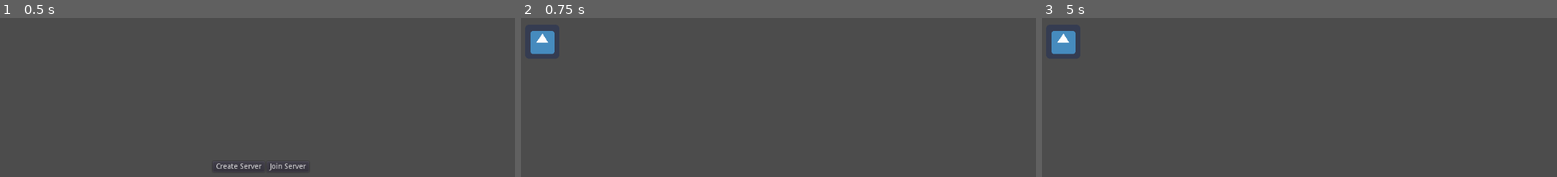
Above: before the commit, frames 1-3 (left to right).
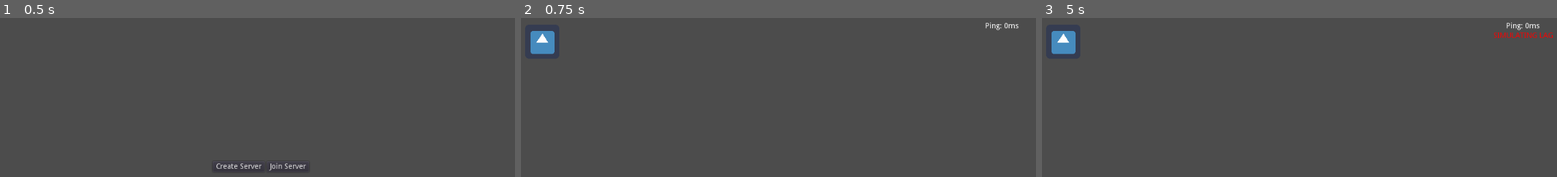
Above: after the commit, the same moments.

Repository: TRushton95/Sanctuary
Game: Godot game, scene res://Main.tscn
Same seed, same stepped clock (60 frames per second), same inputs: the game is played once before the commit and once after it. The engine's default icon, where the game draws it, is replaced by a stand-in: a white triangle on a blue panel in a dark square.
Inputs (mouse positions are in pixels of both pictures, inside the frame that each line leads up to):
- Up to frame 1 (0.5 s): no input
- Up to frame 2 (0.75 s): click "Create Server" at 0.5 s
- Up to frame 3 (5 s): tap Enter at 1.25, 2.75, 4.25 s; move the mouse to (1423, 156) at 1.27 s; click (1423, 156) at 1.42 s; tap Space at 2, 3.5 s; move the mouse to (outside the picture) at 2.02 s; click (outside the picture) at 2.17 s; move the mouse to (1356, 100) at 2.77 s; click (1356, 100) at 2.92 s; move the mouse to (outside the picture) at 3.52 s; click (outside the picture) at 3.67 s; move the mouse to (outside the picture) at 4.27 s; click (outside the picture) at 4.42 s; tap F1 (LagSim, bound only after the commit) at 4.9 s

Frame 1 is identical in both runs. In frame 2, 0.1% of the frame differs, in the area x 90-97%, y 2-8%; in frame 3, 0.3%, in the area x 87-100%, y 2-13%.

Commit message:
Add lag simulation feature

Diff:
--- a/Src/Gameplay/Global/GameServer.gd
+++ b/Src/Gameplay/Global/GameServer.gd
@@ -1,10 +1,15 @@
 extends Node
 
-var game_world
+var _game_world : Node
+var _simulating_lag := false
 
 
 func setup(world: Node) -> void:
-	game_world = world
+	_game_world = world
+
+
+func set_lag_simulation(enabled: bool) -> void:
+	_simulating_lag = enabled
 
 
 ###################
@@ -12,7 +17,8 @@
 ###################
 
 func send_player_state(player_state: Dictionary) -> void:
-	game_world.rpc_unreliable_id(Constants.SERVER_ID, "receive_player_state", player_state)
+	if !_simulating_lag:
+		_game_world.rpc_unreliable_id(Constants.SERVER_ID, "receive_player_state", player_state)
 
 
 ###################
@@ -20,4 +26,5 @@
 ###################
 
 func broadcast_world_state(world_state: Dictionary) -> void:
-	game_world.rpc_unreliable_id(Constants.ALL_CONNECTED_PEERS_ID, "receive_world_state", world_state)
+	if !_simulating_lag:
+		_game_world.rpc_unreliable_id(Constants.ALL_CONNECTED_PEERS_ID, "receive_world_state", world_state)
--- a/Src/Gameplay/World.gd
+++ b/Src/Gameplay/World.gd
@@ -1,12 +1,23 @@
 extends Node
 
 var unit_scene = load("res://Gameplay/Entities/Unit.tscn")
+
+const LAG_SIM_DURATION = 2.0
 
 var network_update_time := 0.0
 var player_states := {}
 var world_state := {}
 var world_state_buffer := []
 var prev_world_state_timestamp := 0
+
+
+func _on_ServerClock_ping_updated(ping: int) -> void:
+	$CanvasLayer/NetworkInfo/VBoxContainer/Ping.text = "Ping: " + str(ping) + "ms"
+
+
+func _on_LagSimTimer_timeout() -> void:
+	GameServer.set_lag_simulation(false)
+	$CanvasLayer/NetworkInfo/VBoxContainer/LagSimWarning.hide()
 
 
 func _on_Unit_path_expired() -> void:
@@ -17,6 +28,14 @@
 	$Unit.set_network_master(get_tree().get_network_unique_id())
 	GameServer.setup(self)
 	ServerClock.setup()
+	ServerClock.connect("ping_updated", self, "_on_ServerClock_ping_updated")
+
+
+func _process(delta: float) -> void:
+	if Input.is_action_just_pressed("LagSim"):
+		GameServer.set_lag_simulation(true)
+		$LagSimTimer.start(LAG_SIM_DURATION)
+		$CanvasLayer/NetworkInfo/VBoxContainer/LagSimWarning.show()
 
 
 func _physics_process(delta: float) -> void:
--- a/Src/Gameplay/World.tscn
+++ b/Src/Gameplay/World.tscn
@@ -18,9 +18,48 @@
 width = 1.0
 default_color = Color( 1, 1, 1, 1 )
 
+[node name="LagSimTimer" type="Timer" parent="."]
+
 [node name="Navigation2D" type="Navigation2D" parent="."]
 
 [node name="NavigationPolygonInstance" type="NavigationPolygonInstance" parent="Navigation2D"]
 navpoly = SubResource( 1 )
 
+[node name="CanvasLayer" type="CanvasLayer" parent="."]
+
+[node name="NetworkInfo" type="MarginContainer" parent="CanvasLayer"]
+anchor_left = 1.0
+anchor_right = 1.0
+margin_left = -200.0
+margin_top = 20.0
+margin_bottom = 64.0
+__meta__ = {
+"_edit_use_anchors_": false
+}
+
+[node name="VBoxContainer" type="VBoxContainer" parent="CanvasLayer/NetworkInfo"]
+margin_right = 200.0
+margin_bottom = 44.0
+
+[node name="Ping" type="Label" parent="CanvasLayer/NetworkInfo/VBoxContainer"]
+margin_right = 200.0
+margin_bottom = 14.0
+text = "Ping: 0ms"
+align = 1
+valign = 1
+__meta__ = {
+"_edit_use_anchors_": false
+}
+
+[node name="LagSimWarning" type="Label" parent="CanvasLayer/NetworkInfo/VBoxContainer"]
+visible = false
+modulate = Color( 1, 0, 0, 1 )
+margin_top = 18.0
+margin_right = 200.0
+margin_bottom = 32.0
+text = "SIMULATING LAG"
+align = 1
+valign = 1
+
 [connection signal="path_expired" from="Unit" to="." method="_on_Unit_path_expired"]
+[connection signal="timeout" from="LagSimTimer" to="." method="_on_LagSimTimer_timeout"]
--- a/Src/project.godot
+++ b/Src/project.godot
@@ -21,6 +21,14 @@
 GameServer="*res://Gameplay/Global/GameServer.gd"
 ServerInfo="*res://Gameplay/Global/ServerInfo.gd"
 
+[input]
+
+LagSim={
+"deadzone": 0.5,
+"events": [ Object(InputEventKey,"resource_local_to_scene":false,"resource_name":"","device":0,"alt":false,"shift":false,"control":false,"meta":false,"command":false,"pressed":false,"scancode":16777244,"unicode":0,"echo":false,"script":null)
+ ]
+}
+
 [physics]
 
 common/enable_pause_aware_picking=true
